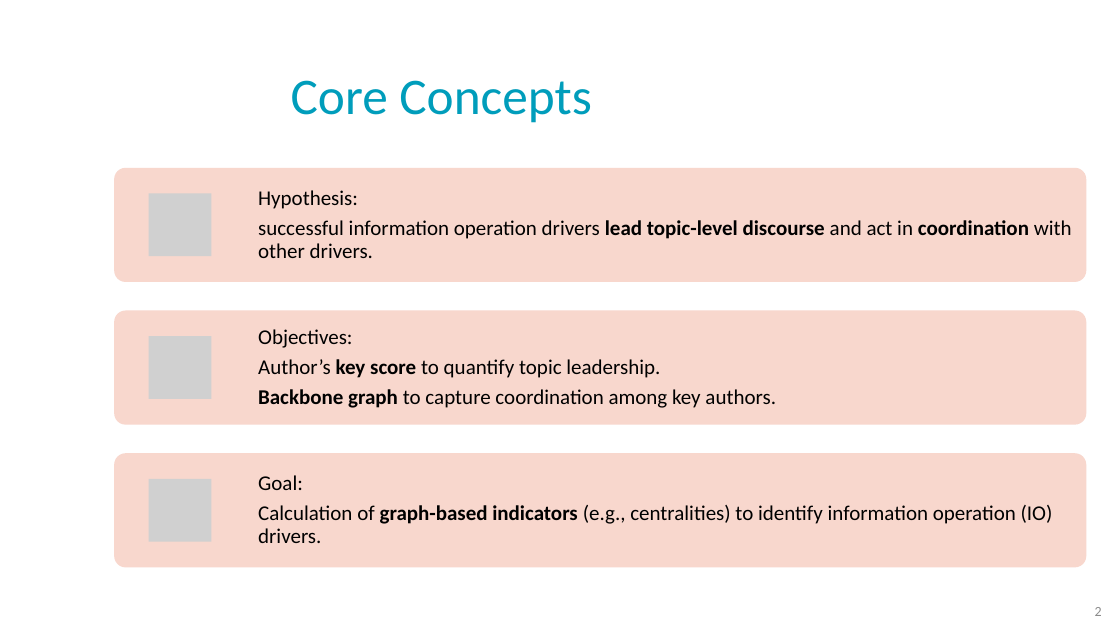
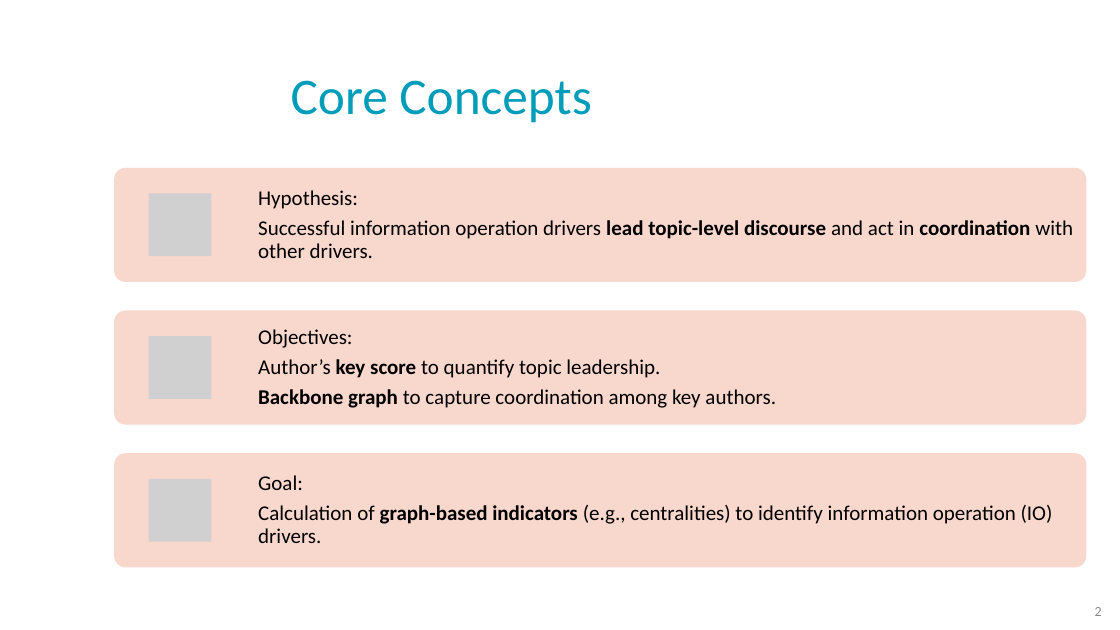
Before and after one commit to NoaTal1996/Backbone-Graph, a slide deck: slide 2 of docs/base_slides.pptx. Drawn at 1120x630 pixels with LibreOffice and Linux fonts; fonts in the diff are those of the drawing; grey boxes stand for pictures; background and template pictures are left out. Boxes give left, top, right and bottom in pixels: in the first picture for what was removed or moved away, otherwise in the second. Text is boxed around its words. In the diff, an @@ line names an element or a change of style, - is before the commit and + after.

```diff
--- a/docs/base_slides.pptx
+++ b/docs/base_slides.pptx
@@ text at (258,220,1073,258): text changed @@
-successful information operation drivers lead topic-level discourse and act in coordination with other drivers.
+Successful information operation drivers lead topic-level discourse and act in coordination with other drivers.
```
Also in this commit, not shown: 3 other slides changed, 2 slides added, 3 other files.
